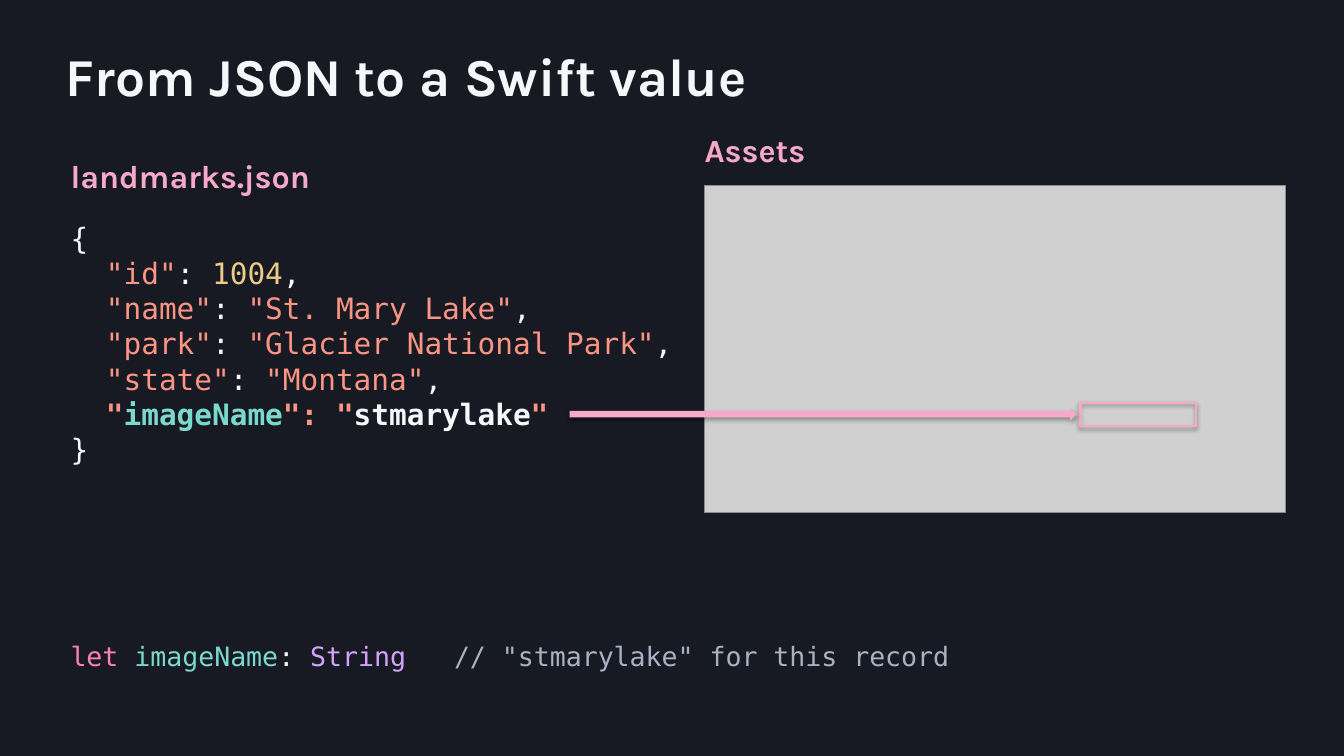
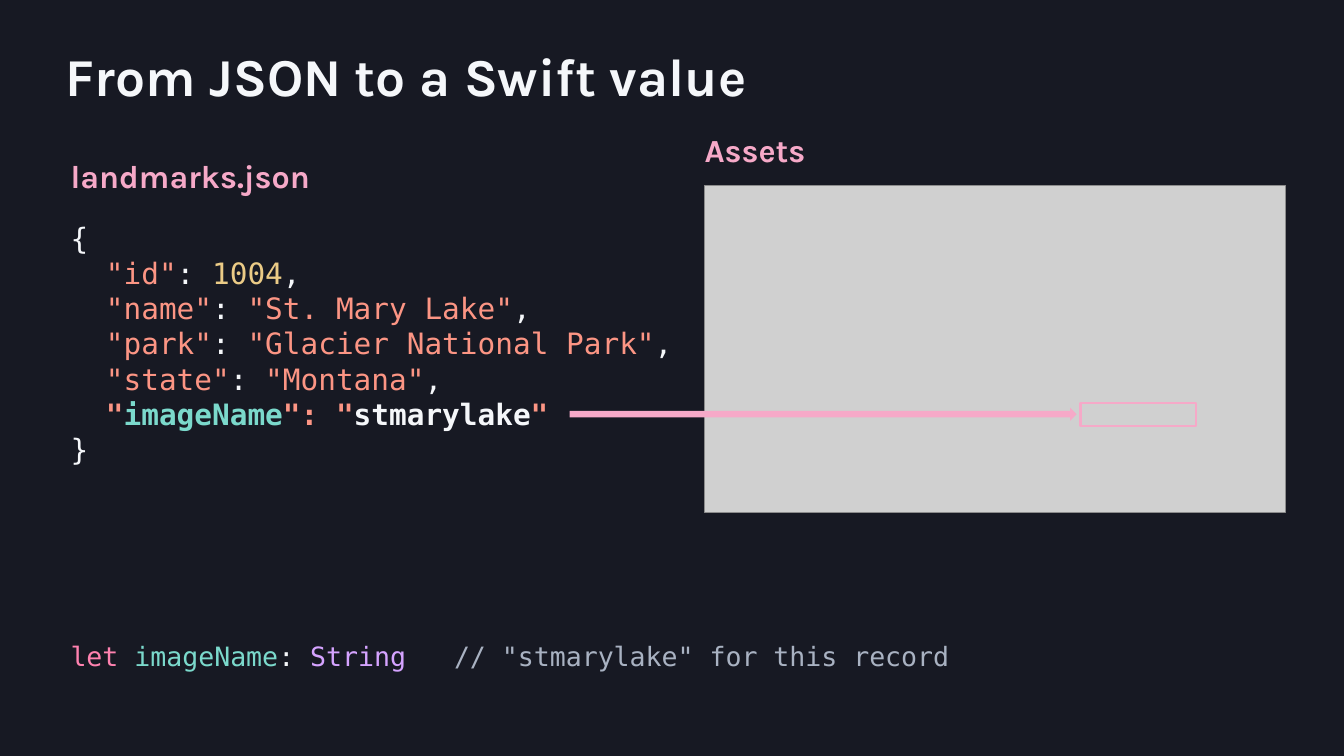
Before and after one commit to ms-Maryna/WearableAppDev, a slide deck: slide 15 of docs/slides/Wearable-App-Development.pptx (slide 10 before the commit). Drawn at 1344x756 pixels with LibreOffice and Linux fonts; fonts in the diff are those of the drawing; grey boxes stand for pictures. Boxes give left, top, right and bottom in pixels: in the first picture for what was removed or moved away, otherwise in the second. Text is boxed around its words. In the diff, an @@ line names an element or a change of style, - is before the commit and + after.

```diff
--- a/docs/slides/Wearable-App-Development.pptx
+++ b/docs/slides/Wearable-App-Development.pptx
@@ right arrow at [570,407,1077,420]: shadow off @@
@@ rectangle at [1081,403,1196,426]: shadow off @@
```
Also in this commit, not shown: 14 other slides changed, 7 slides added, 6 other files.
